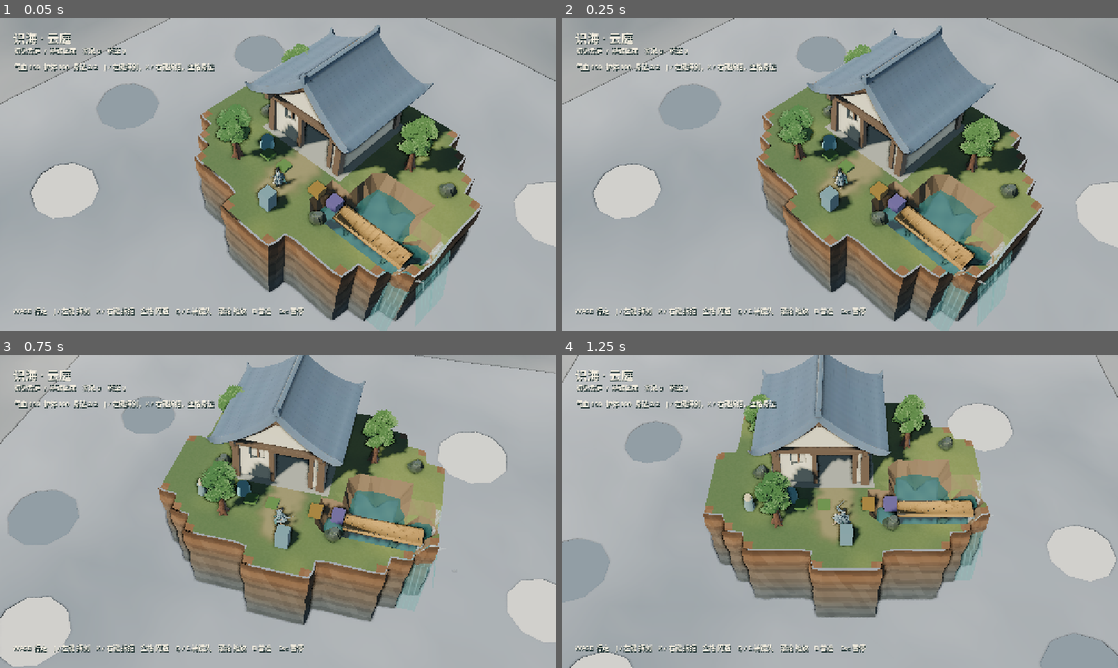
Above: before the commit, frames 1-4 (two rows, left to right).
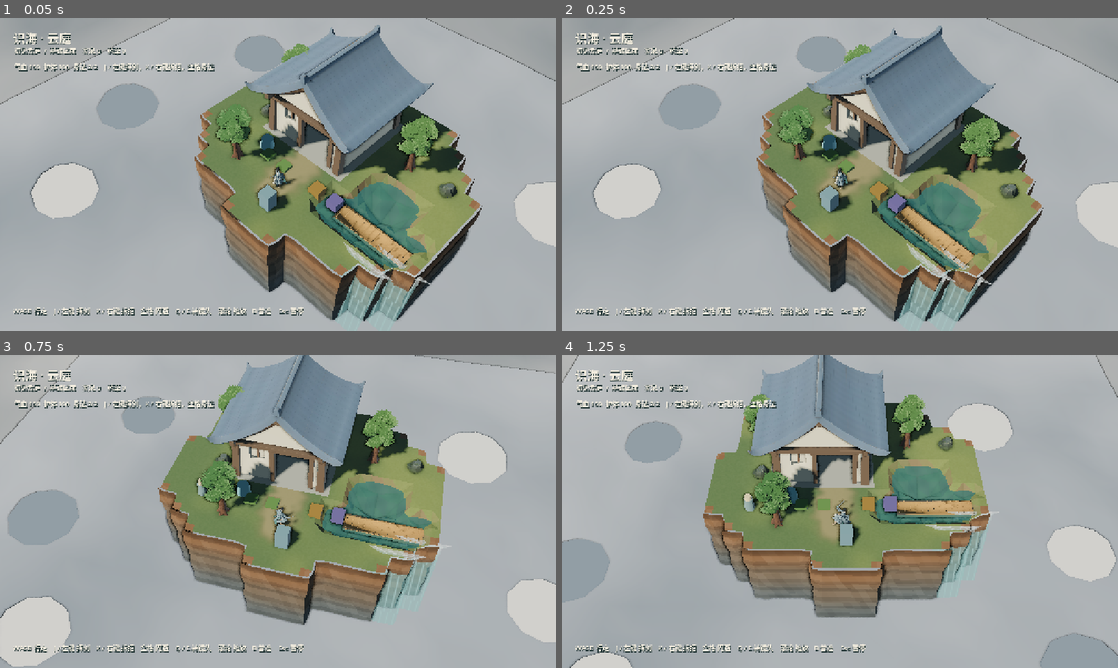
Above: after the commit, the same moments.

Repository: YI1219/Idle_and_incremental_game
Game: Godot game, scene res://scenes/play.tscn
Same seed, same stepped clock (60 frames per second), same inputs: the game is played once before the commit and once after it.
Inputs (mouse positions are in pixels of both pictures, inside the frame that each line leads up to):
- Up to frame 1 (0.05 s): no input
- Up to frame 2 (0.25 s): no input
- Up to frame 3 (0.75 s): tap Enter at 0.5 s; move the mouse to (400, 495) at 0.52 s; hold D (move_right) from 0.53 s (still down); hold Q (camera_left) from 0.53 s (still down); click (400, 495) at 0.67 s
- Up to frame 4 (1.25 s): keep holding D (move_right); keep holding Q (camera_left); tap Space at 0.77 s

The runs differ from the first frame. In frame 1, 3.5% of the frame differs, in the area x 35-87%, y 35-97%; in frame 2, 3.4%; in frame 3, 2.3%; in frame 4, 2.0%.

Commit message:
Keep lakes as closed basins and recapture the wall from the south rim.
Starter water is a lowered pit, not a skip-top through-cut. Dig-through no longer eats neighboring cells, so only punch_shaft opens a vertical hole. The waterfall ribbon is wider and more opaque; capture aims the play camera at the outer wall face.

Co-authored-by: YI <YI1219@users.noreply.github.com>

Diff:
--- a/scripts/world/heightfield.gd
+++ b/scripts/world/heightfield.gd
@@ -939,7 +939,6 @@
 
 func _dig_through(x0: int, z0: int, x1: int, z1: int, blocked: Dictionary) -> void:
 	var floor_h := min_surface()
-	var punched: Array[Vector2i] = []
 	for cz in range(z0, z1):
 		for cx in range(x0, x1):
 			if not is_land(cx, cz):
@@ -949,15 +948,6 @@
 			var mean := cell_mean_height(cx, cz)
 			if mean <= floor_h + 0.02:
 				set_land(cx, cz, false)
-				punched.append(Vector2i(cx, cz))
-	# Expand a pinhole into a readable vertical shaft.
-	for cell in punched:
-		for d in [Vector2i(1, 0), Vector2i(-1, 0), Vector2i(0, 1), Vector2i(0, -1), Vector2i(1, 1), Vector2i(-1, -1), Vector2i(1, -1), Vector2i(-1, 1)]:
-			var n: Vector2i = cell + d
-			if not is_land(n.x, n.y) or _cell_blocked(n.x, n.y, blocked):
-				continue
-			if cell_mean_height(n.x, n.y) <= floor_h + 0.55:
-				set_land(n.x, n.y, false)
 
 
 func _clamp_touched(touched: Dictionary) -> void:
--- a/scripts/world/heightfield_mesh.gd
+++ b/scripts/world/heightfield_mesh.gd
@@ -349,7 +349,7 @@
 	if tangent.length_squared() < 1e-8:
 		tangent = Vector3(1.0, 0.0, 0.0)
 	var concave := land_n == 3
-	var n_amp := 0.06 if concave else 0.20
+	var n_amp := 0.08 if concave else 0.28
 	var col: Array = []
 	col.append(top)
 	if outward.length_squared() > 1e-6:
--- a/scripts/world/island_heightfield.gd
+++ b/scripts/world/island_heightfield.gd
@@ -319,7 +319,7 @@
 		return
 	for site in water_info.get("waterfalls", []):
 		var mesh := MeshInstance3D.new()
-		mesh.mesh = HeightfieldMesh.make_mesh(HeightfieldMesh.build_waterfall(site["origin"], site["outward"], SEA_Y + 0.35, 1.45))
+		mesh.mesh = HeightfieldMesh.make_mesh(HeightfieldMesh.build_waterfall(site["origin"], site["outward"], SEA_Y + 0.35, 1.75))
 		mesh.material_override = _fall_material
 		mesh.cast_shadow = GeometryInstance3D.SHADOW_CASTING_SETTING_OFF
 		_fall_root.add_child(mesh)
--- a/scripts/world/river_terrain.gd
+++ b/scripts/world/river_terrain.gd
@@ -533,12 +533,11 @@
 	for cell in lake:
 		if not group.has(cell):
 			continue
-		skip[cell] = true
 		var center := Vector3(float(cell.x) + 0.5, 0.0, float(cell.y) + 0.5)
-		field.apply_brush("lower", center, 1.05, 0.95, true)
-	# Notch the east rim so the pit spills as a waterfall, without carving a river.
-	for notch in [Vector3(5.6, 0.0, 0.45), Vector3(6.2, 0.0, 0.55), Vector3(6.7, 0.0, 0.50)]:
-		field.apply_brush("lower", notch, 0.72, 0.62, true)
+		field.apply_brush("lower", center, 0.95, 0.52, true)
+	# Spill lip only — keep land so the basin stays a lake, not a through-cut.
+	for notch in [Vector3(5.7, 0.0, 0.45), Vector3(6.15, 0.0, 0.50)]:
+		field.apply_brush("lower", notch, 0.55, 0.28, true)
 	field.apply_coast_smooth()
 	return skip
 
--- a/shaders/world/island_waterfall.gdshader
+++ b/shaders/world/island_waterfall.gdshader
@@ -1,7 +1,7 @@
 shader_type spatial;
 render_mode blend_mix, depth_draw_opaque, cull_disabled, unshaded;
-uniform vec4 water : source_color = vec4(0.42, 0.72, 0.70, 0.78);
-uniform vec4 foam : source_color = vec4(0.93, 0.96, 0.95, 0.92);
+uniform vec4 water : source_color = vec4(0.55, 0.82, 0.80, 0.92);
+uniform vec4 foam : source_color = vec4(0.95, 0.97, 0.96, 0.97);
 uniform float scroll = 0.85;
 varying vec2 uvv;
 
--- a/tests/capture_heightfield.gd
+++ b/tests/capture_heightfield.gd
@@ -51,17 +51,19 @@
 	terrain.flush_rebuild()
 	await frames(8)
 
+	# Outer south wall from the play rig, pitched down the face.
 	_restore_pitch(rig)
-	rig.near_pitch_deg = 24.0
-	_look(rig, player, Vector3(5.4, 0.0, 0.6), 8.2, 2)
+	rig.near_pitch_deg = 12.0
+	rig.pitch_deg = 16.0
+	_look(rig, player, Vector3(0.2, 0.0, -5.1), 8.0, 4)
 	await shot(OUT + "/low_side.png")
 	_restore_pitch(rig)
 
 	_set_house_visible(false)
-	_look(rig, player, Vector3(3.6, 0.0, 0.4), 10.0, 2)
+	_look(rig, player, Vector3(3.8, 0.0, 0.5), 11.0, 2)
 	await shot(OUT + "/lake.png")
 
-	_look(rig, player, Vector3(5.1, 0.0, 1.2), 9.5, 2)
+	_look(rig, player, Vector3(5.0, 0.0, 1.6), 10.0, 2)
 	await shot(OUT + "/shaft_waterfall.png")
 	_set_house_visible(true)
 
@@ -166,13 +168,13 @@
 	if main == null or main.field == null:
 		return
 	var field = main.field
-	# Deepen the starter lake and keep a drain toward the east rim.
+	# Deepen the closed lake basin; do not punch it through.
 	for p in [Vector3(3.5, 0.0, 0.4), Vector3(4.2, 0.0, 0.6), Vector3(3.8, 0.0, -0.2)]:
-		field.apply_brush("lower", p, 1.15, 1.05, true)
-	for p in [Vector3(5.6, 0.0, 0.45), Vector3(6.2, 0.0, 0.55), Vector3(6.8, 0.0, 0.50)]:
-		field.apply_brush("lower", p, 0.75, 0.70, true)
-	# 2 m vertical shaft north of the lake so walls and clouds read from play cam.
-	field.punch_shaft(Vector3(5.1, 0.0, 2.3), 1.05)
+		field.apply_brush("lower", p, 1.05, 0.55, true)
+	for p in [Vector3(5.7, 0.0, 0.45), Vector3(6.2, 0.0, 0.50)]:
+		field.apply_brush("lower", p, 0.55, 0.28, true)
+	# Separate 2 m shaft north of the lake — walls inside, clouds below.
+	field.punch_shaft(Vector3(5.2, 0.0, 2.5), 1.05)
 	field.apply_coast_smooth()
 	var span := HeightfieldMesh.chunk_range(field)
 	var t0 := Time.get_ticks_usec()
